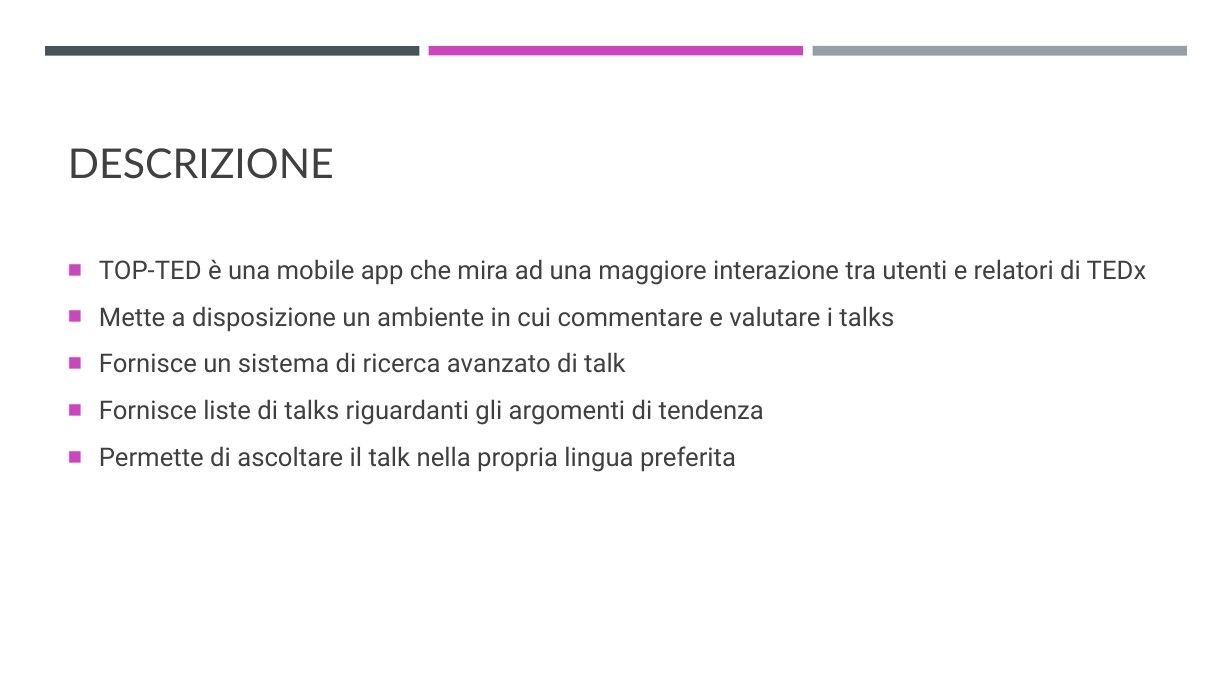
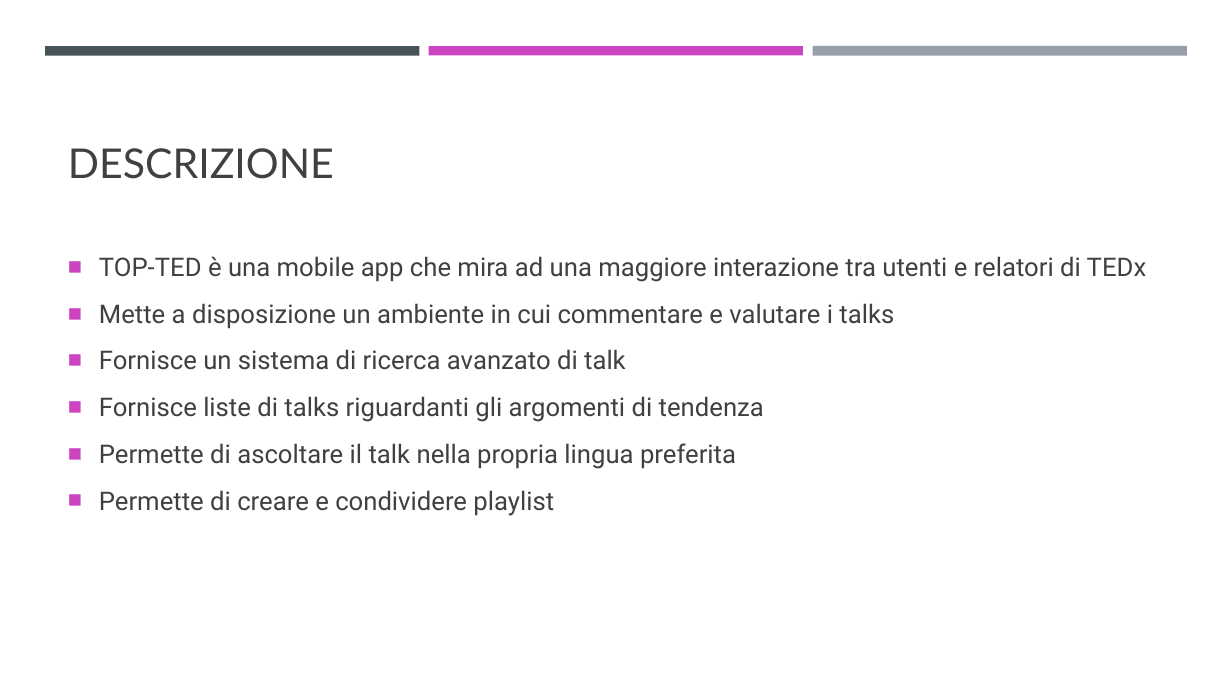
Before and after one commit to FilippoBordogna/TCM-Barcella-Bordogna-Cassina-More, a slide deck: slide 2 of Materiale/Presentazioni/PPOINT/Presentazione1.pptx. Drawn at 1232x693 pixels with LibreOffice and Linux fonts; fonts in the diff are those of the drawing. Boxes give left, top, right and bottom in pixels: in the first picture for what was removed or moved away, otherwise in the second. Text is boxed around its words. In the diff, an @@ line names an element or a change of style, - is before the commit and + after.

```diff
--- a/Materiale/Presentazioni/PPOINT/Presentazione1.pptx
+++ b/Materiale/Presentazioni/PPOINT/Presentazione1.pptx
@@ text at <box>99,490,554,516</box>: paragraph added @@
+■ Permette di creare e condividere playlist
```
Also in this commit, not shown: 3 other slides changed, 2 slides added, 2 other files.
